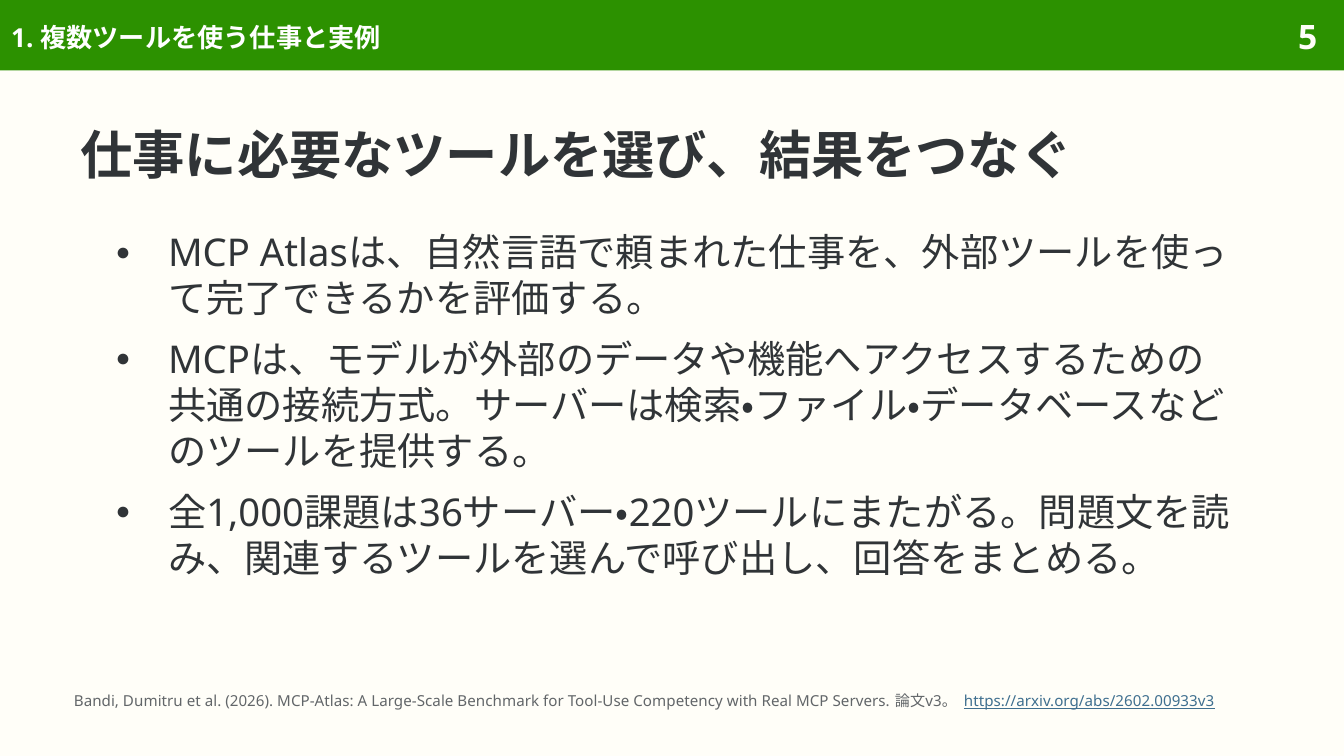
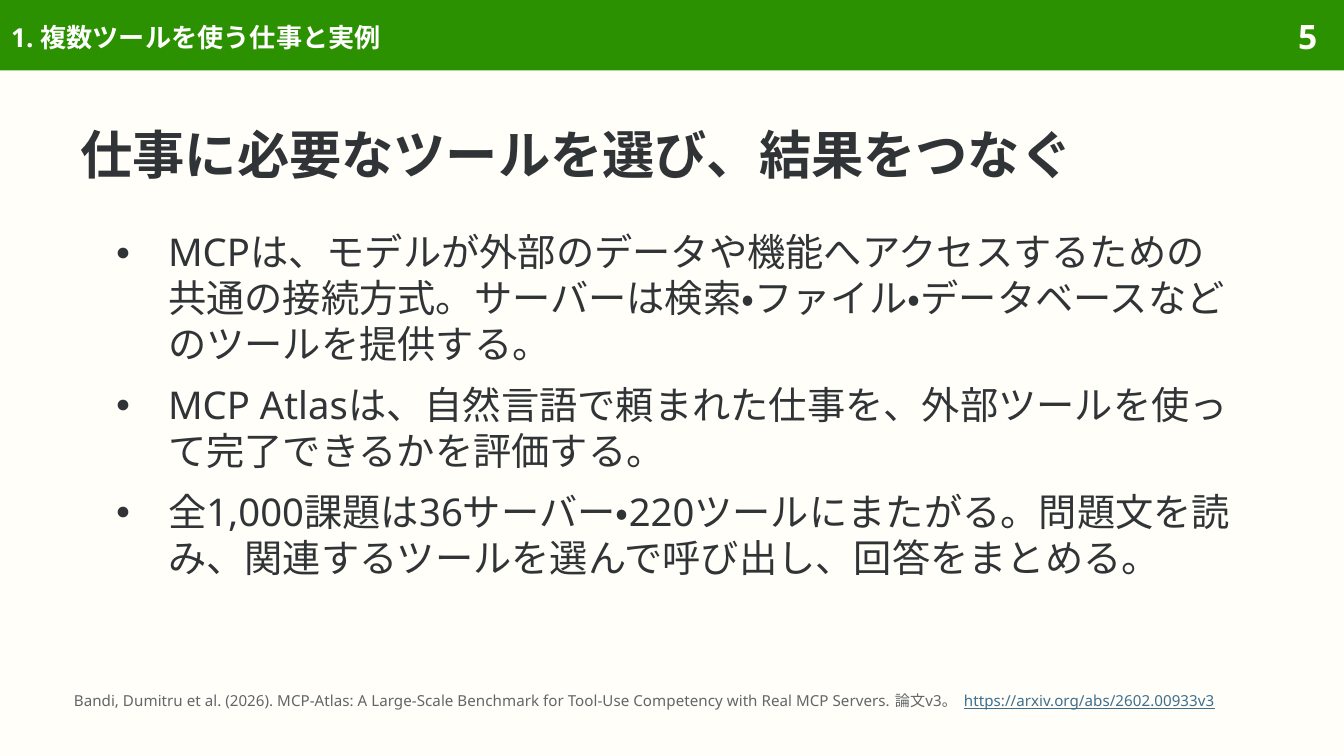
Before and after one commit to sasakiy84/datasets-in-10-minutes, a slide deck: slide 5 of slides/datasets-in-10-minutes-mcp-atlas.pptx. Drawn at 1344x756 pixels with LibreOffice and Linux fonts; fonts in the diff are those of the drawing. Boxes give left, top, right and bottom in pixels: in the first picture for what was removed or moved away, otherwise in the second. Text is boxed around its words. In the diff, an @@ line names an element or a change of style, - is before the commit and + after.

```diff
--- a/slides/datasets-in-10-minutes-mcp-atlas.pptx
+++ b/slides/datasets-in-10-minutes-mcp-atlas.pptx
@@ text at [168, 233, 1225, 361]: paragraph added @@
+● MCPは、モデルが外部のデータや機能へアクセスするための共通の接続方式。サーバーは検索・ファイル・データベースなどのツールを提供する。
@@ text at [168, 340, 1225, 468]: paragraph removed @@
-● MCPは、モデルが外部のデータや機能へアクセスするための共通の接続方式。サーバーは検索・ファイル・データベースなどのツールを提供する。
```
Also in this commit, not shown: 22 other slides changed, 7 other files.
